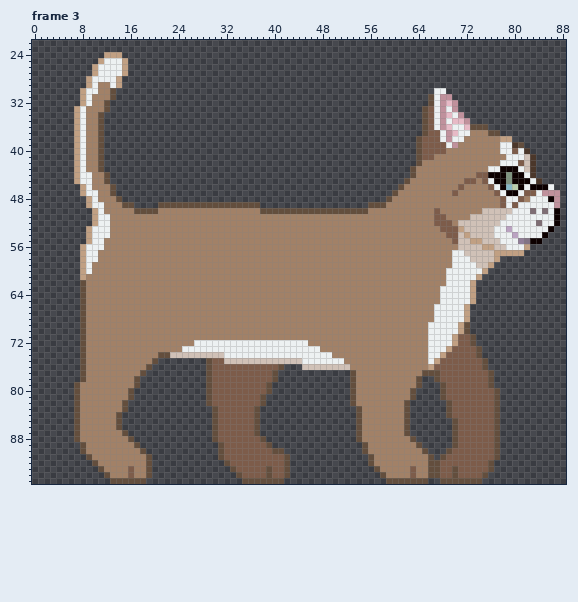
A pixel-art file gets an edit: Vanilla-Cat-Game/Assets/Aseprite Files/Lemon State Animations/lemon walking new maybe.aseprite. The picture above was drawn from the file before the commit.
96x96 pixels, 5 frames. Shown: frame 3: x 0..88, y 22..95. The commit also changed other frames, which this record leaves out.
New version:
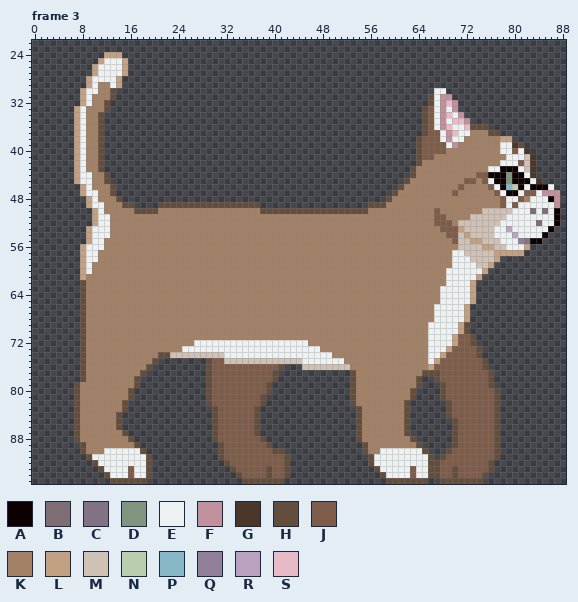
Palette (. is transparent): A #0c0000  B #7e6d73  C #827384  D #809480  E #edf1f2  F #c0919c  G #4b372a  H #634e3d  J #7d5c4a  K #a28167  L #c1a083  M #d0c1b7  N #baceae  P #88b8c7  Q #917e98  R #baa2c1  S #e7bac6
Edits made:
Frame 3, layer "Layer 1":
y 90: x 12..17 KKKKKK -> EEEEEE; x 58..64 KKKKKKK -> EEEEEEE
y 91: x 10..18 KKKKKKKKK -> EEEEEEEEE; x 57..65 KKKKKKKKK -> EEEEEEEEE
y 92: x 11..18 KKKKKKKK -> EEEEEEEE; x 57..65 KKKKKKKKK -> EEEEEEEEE
y 93: x 12..15 KKKK -> EEEE; x 17..18 KK -> EE; x 58..62 KKKKK -> EEEEE; x 64..65 KK -> EE
y 94: x 13..15 KKK -> EEE; x 17..18 KK -> EE; x 59..62 KKKK -> EEEE; x 64..65 KK -> EE
Pixel boxes of the changes (left, top, right, bottom) in both pictures:
changed: (92, 448, 146, 478)
changed: (374, 448, 428, 478)
